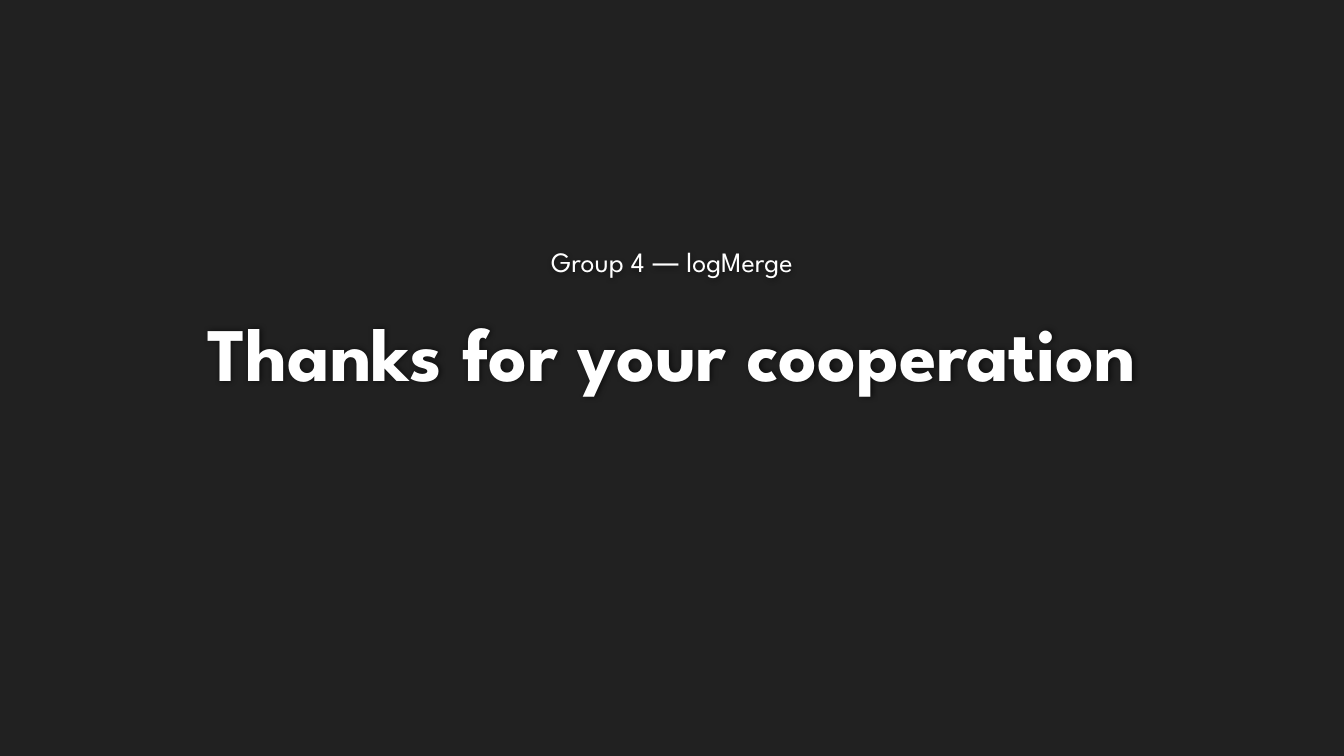
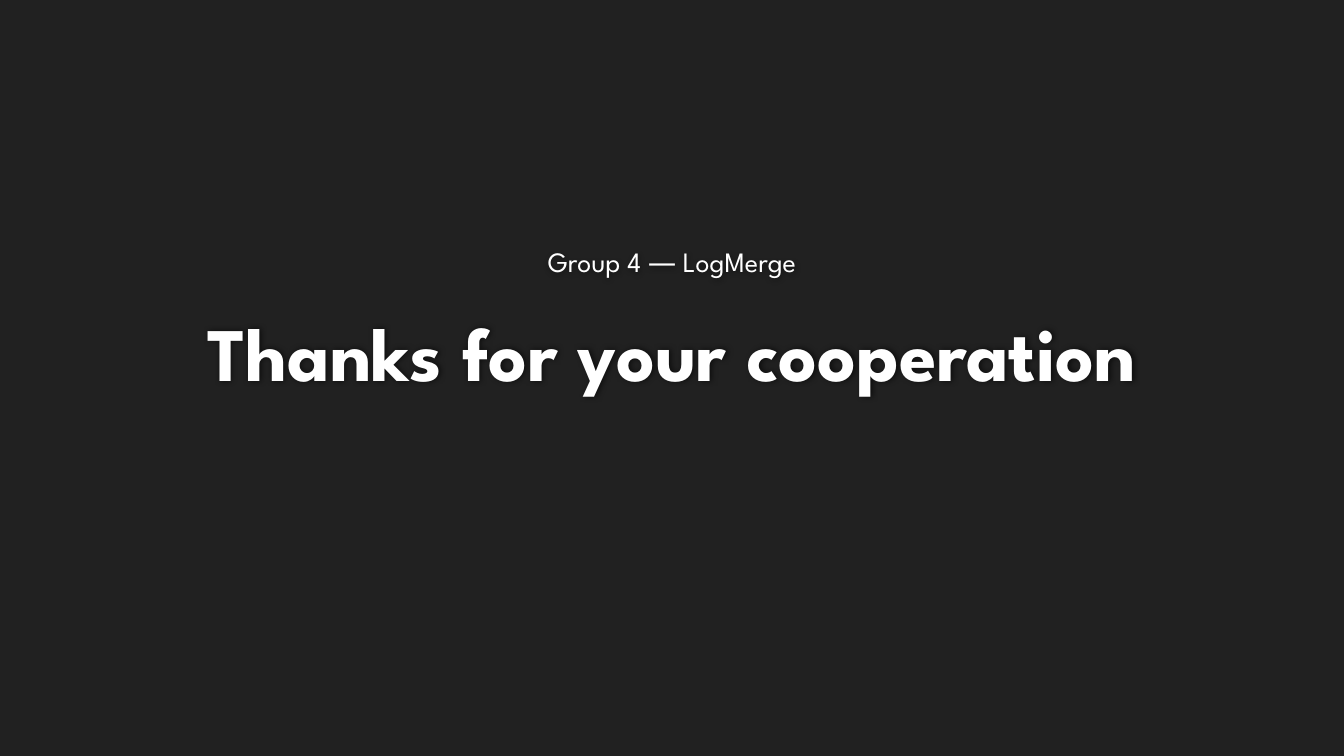
Before and after one commit to cn-uofbasel/BACnet, a slide deck: slide 14 of groups/04-logMerge/presentations/endpresentation.pptx (slide 8 before the commit). Drawn at 1344x756 pixels with LibreOffice and Linux fonts; fonts in the diff are those of the drawing; background and template pictures are left out. Boxes give left, top, right and bottom in pixels: in the first picture for what was removed or moved away, otherwise in the second. Text is boxed around its words. In the diff, an @@ line names an element or a change of style, - is before the commit and + after.

```diff
--- a/groups/04-logMerge/presentations/endpresentation.pptx
+++ b/groups/04-logMerge/presentations/endpresentation.pptx
@@ text at box(548, 253, 796, 278): text changed @@
-Group 4 ― logMerge
+Group 4 ― LogMerge
```
Also in this commit, not shown: 6 other slides changed, 6 slides added, 6 other files.
